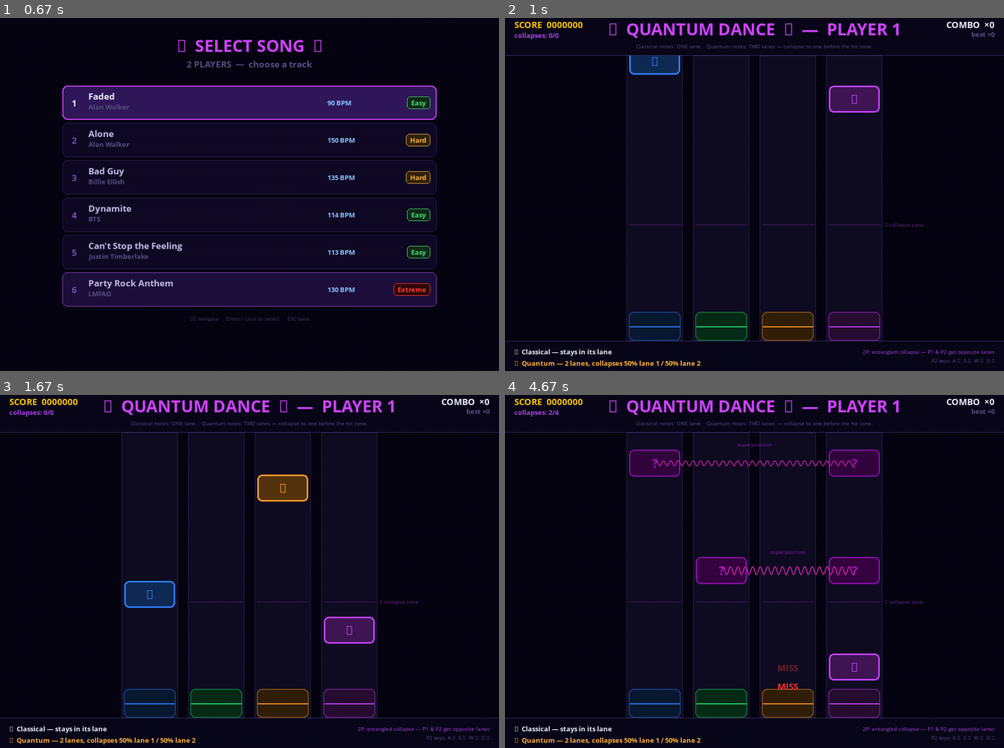
Above: before the commit, frames 1-4 (two rows, left to right).
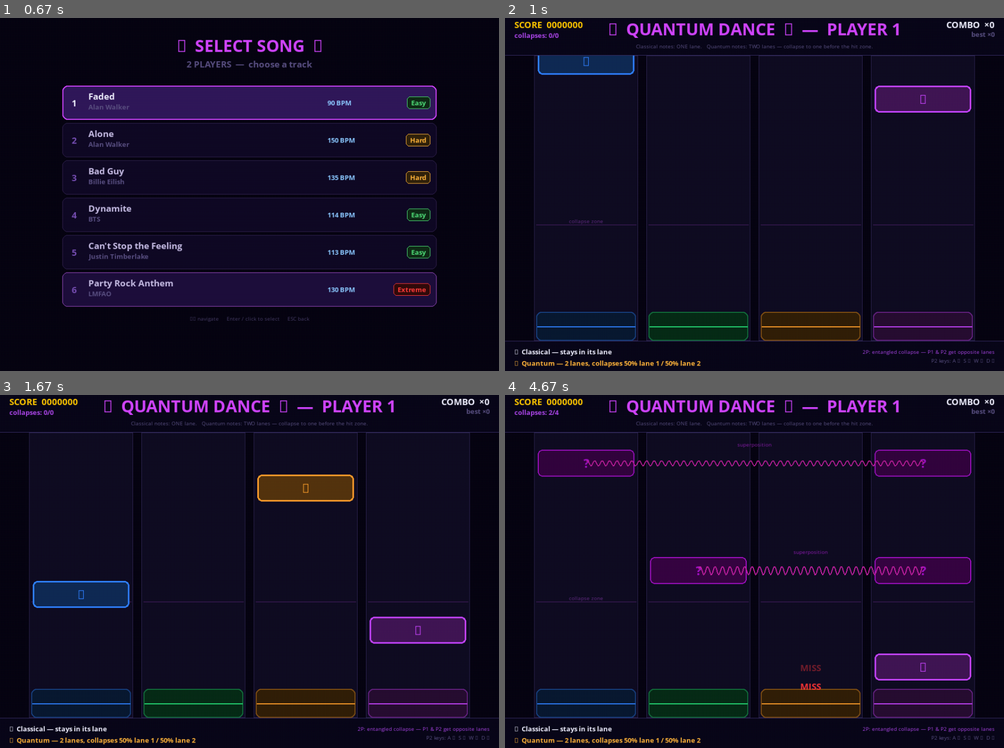
Above: after the commit, the same moments.

Repository: parzival1401/mobile_quantum-
Game: pygame game, started from dance_dance/quantum_dance.py
Same seed, same stepped clock (60 frames per second), same inputs: the game is played once before the commit and once after it.
Inputs (mouse positions are in pixels of both pictures, inside the frame that each line leads up to):
- Up to frame 1 (0.67 s): press the mouse at (249, 250) at 0.37 s; move the mouse to (169, 268) at 0.47 s; release the mouse at (94, 286) at 0.6 s
- Up to frame 2 (1 s): click "3" at 0.72 s
- Up to frame 3 (1.67 s): tap A at 1 s; tap D at 1.33 s
- Up to frame 4 (4.67 s): click "COLLAPSED!" at 3.28 s; tap W at 3.57 s; click "MISS" at 3.95 s

Frame 1 is identical in both runs. In frame 2, 10% of the frame differs, in the area x 5-95%, y 10-92%; in frame 3, 11%; in frame 4, 17%.

Commit message:
Expand lanes to fill full window width after removing side panels
LANE_W 108→200, LANE_GAP 20→16, TOTAL_W 512→848, LX0 224→56.
Collapse zone label moved inside lane area (was off-screen at right edge).

Co-Authored-By: Claude Sonnet 4.6 <noreply@anthropic.com>

Diff:
--- a/dance_dance/quantum_dance.py
+++ b/dance_dance/quantum_dance.py
@@ -167,10 +167,10 @@
 # Layout constants
 # ─────────────────────────────────────────────────────────────────────────────
 N_LANES  = 4
-LANE_W   = 108
-LANE_GAP = 20
-TOTAL_W  = N_LANES * LANE_W + (N_LANES - 1) * LANE_GAP   # 512
-LX0      = (SW - TOTAL_W) // 2                            # 224
+LANE_W   = 200
+LANE_GAP = 16
+TOTAL_W  = N_LANES * LANE_W + (N_LANES - 1) * LANE_GAP   # 848
+LX0      = (SW - TOTAL_W) // 2                            #  56 — small side margins
 
 TOP_H    = 82
 BOT_H    = 88
@@ -179,7 +179,7 @@
 
 TARGET_Y   = LANE_BOT - 28
 HIT_ZONE_H = 56
-NOTE_W     = LANE_W - 10
+NOTE_W     = LANE_W - 14
 NOTE_H     = 52
 
 HIT_PERFECT = 22
@@ -597,8 +597,8 @@
     for i in range(N_LANES):
         x = lx(i)
         pygame.draw.line(surf, (80, 35, 105), (x + 4, cy), (x + LANE_W - 4, cy), 1)
-    cl = F_XSM.render("◀ collapse zone", True, (100, 45, 130))
-    surf.blit(cl, (lx(N_LANES - 1) + LANE_W + 4, cy - 7))
+    cl = F_XSM.render("collapse zone", True, (100, 45, 130))
+    surf.blit(cl, (lcx(0) - cl.get_width() // 2, cy - 14))
 
 
 def draw_hit_zone(surf):
